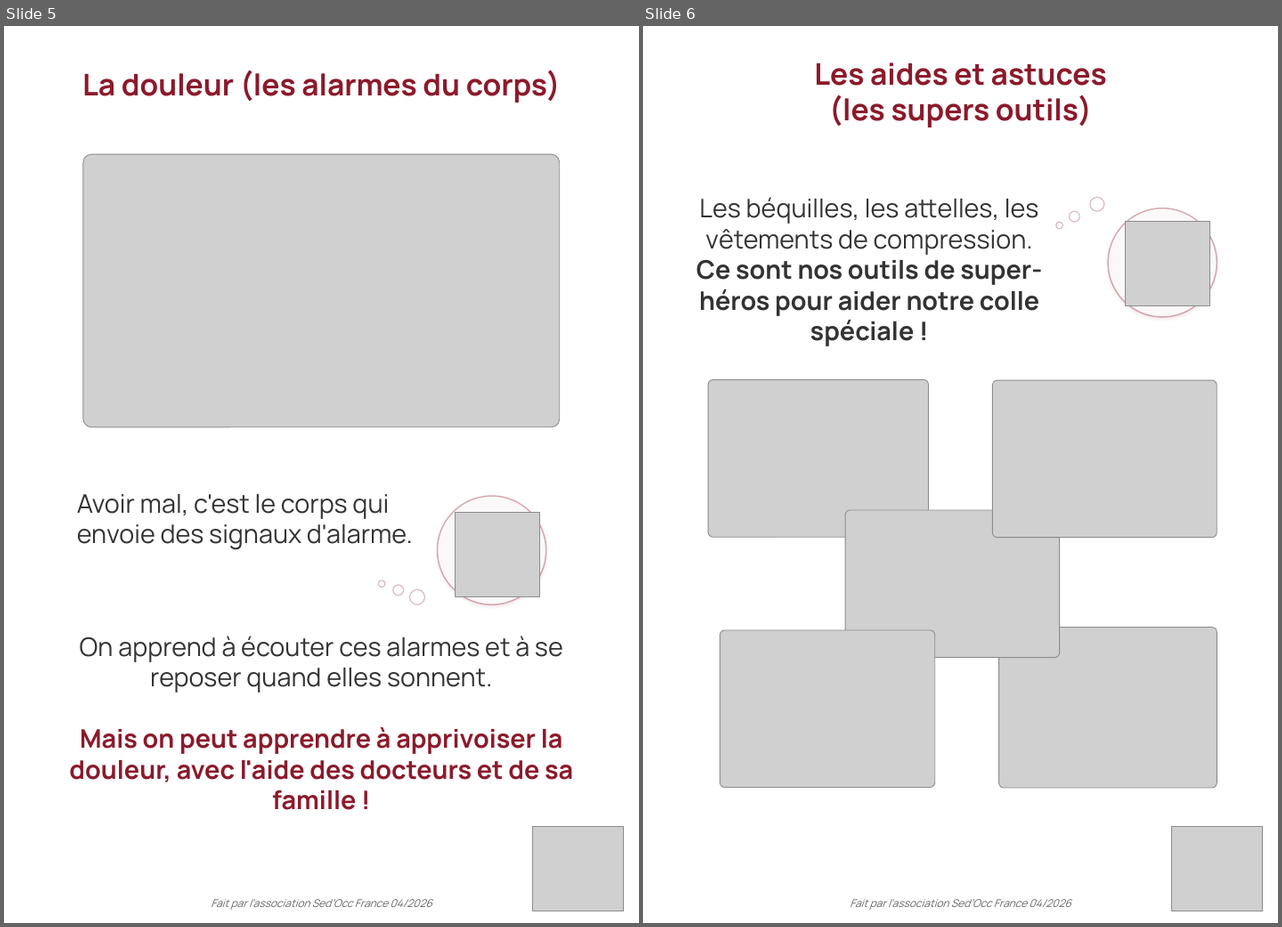
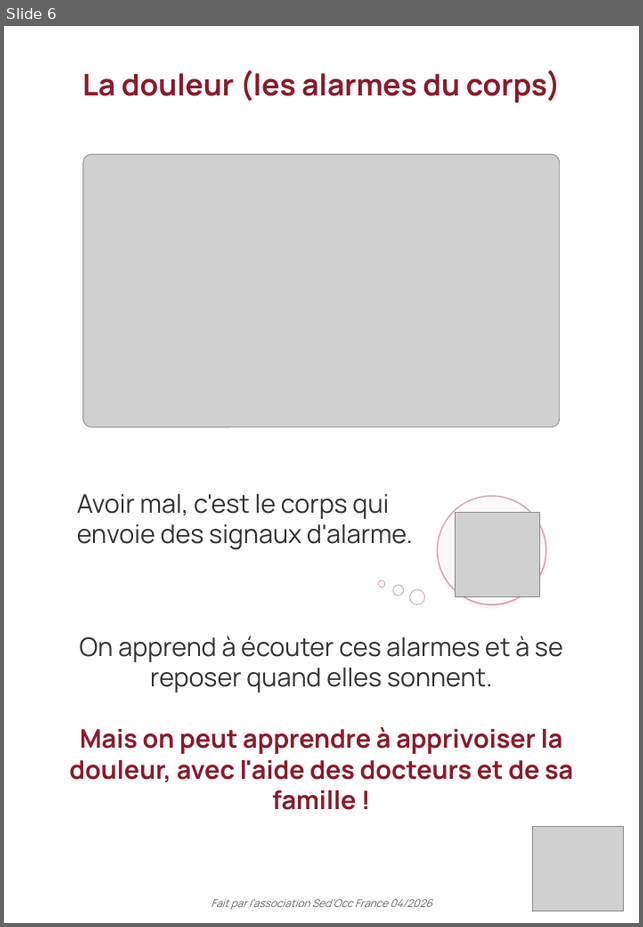
Before and after one commit to Therese-Borin-Pepe/sedocc-site, a slide deck: documents/Livret-SED-enfant-SedOcc.pptx. Shown side by side, each under a label of ours: slides 5 and 6 before the commit, slide 6 after it. The pictures are 1282x927 and 643x927 pixels, drawn with LibreOffice and Linux fonts; fonts in the diff are those of the drawing; grey boxes stand for pictures; background and template pictures are left out. Boxes give left, top, right and bottom in pixels: in the first picture for what was removed or moved away, otherwise in the second. Text is boxed around its words. In the diff, an @@ line names an element or a change of style, - is before the commit and + after.

```diff
--- a/documents/Livret-SED-enfant-SedOcc.pptx
+++ b/documents/Livret-SED-enfant-SedOcc.pptx
@@ slide 6 removed at (x1=643, y1=26, x2=1278, y2=923), background picture (left out) @@
@@ text removed at (x1=814, y1=62, x2=1107, y2=127) @@
-Les aides et astuces
-(les supers outils)
@@ text removed at (x1=696, y1=197, x2=1042, y2=311) @@
-Les béquilles, les attelles, les vêtements de compression.
-Ce sont nos outils de super-héros pour aider notre colle spéciale !
@@ ellipse removed at (x1=1068, y1=211, x2=1080, y2=222) @@
@@ ellipse removed at (x1=1090, y1=197, x2=1104, y2=211) @@
@@ ellipse removed at (x1=1108, y1=208, x2=1217, y2=318) @@
@@ ellipse removed at (x1=1056, y1=223, x2=1063, y2=229) @@
@@ picture removed at (x1=1124, y1=221, x2=1209, y2=305) @@
@@ picture removed at (x1=708, y1=379, x2=929, y2=537) @@
@@ picture removed at (x1=992, y1=380, x2=1216, y2=538) @@
@@ picture removed at (x1=846, y1=510, x2=1060, y2=658) @@
@@ picture removed at (x1=720, y1=630, x2=935, y2=787) @@
@@ picture removed at (x1=999, y1=627, x2=1217, y2=787) @@
@@ picture removed at (x1=1172, y1=826, x2=1262, y2=911) @@
@@ text removed at (x1=849, y1=899, x2=1070, y2=910) @@
-Fait par l’association Sed’Occ France 04/2026
@@ what was slide 5 is now slide 6 @@
```
Also in this commit, not shown: 6 slides changed, 4 other files.
